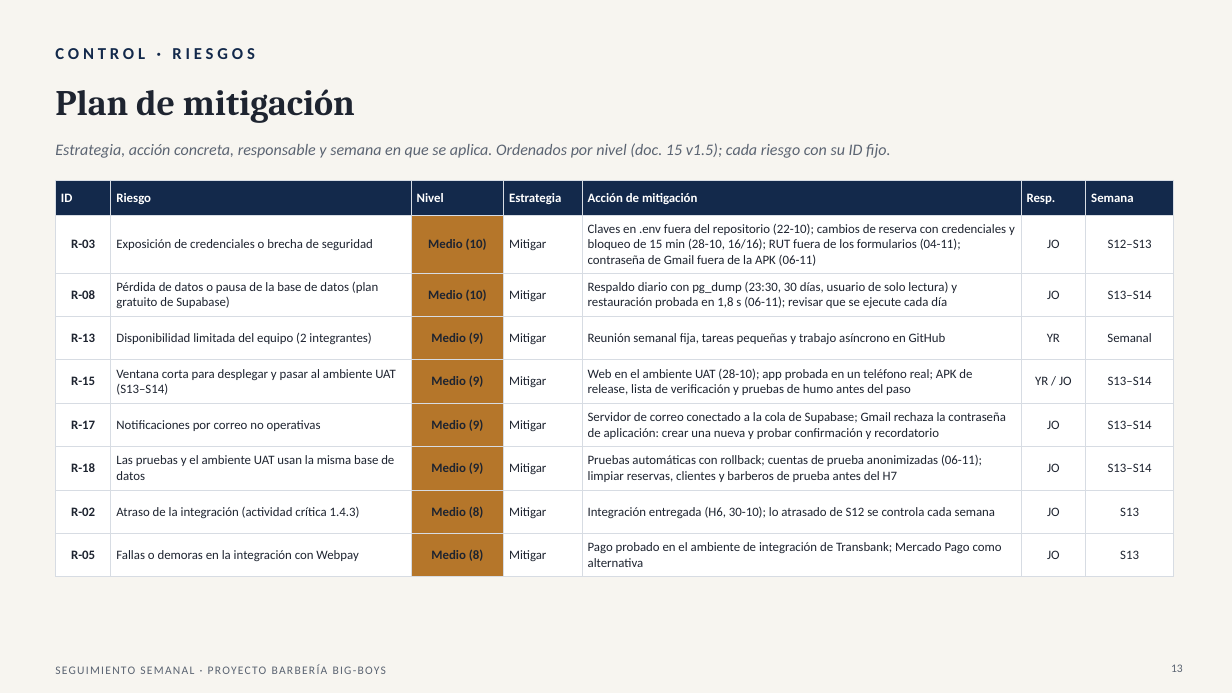
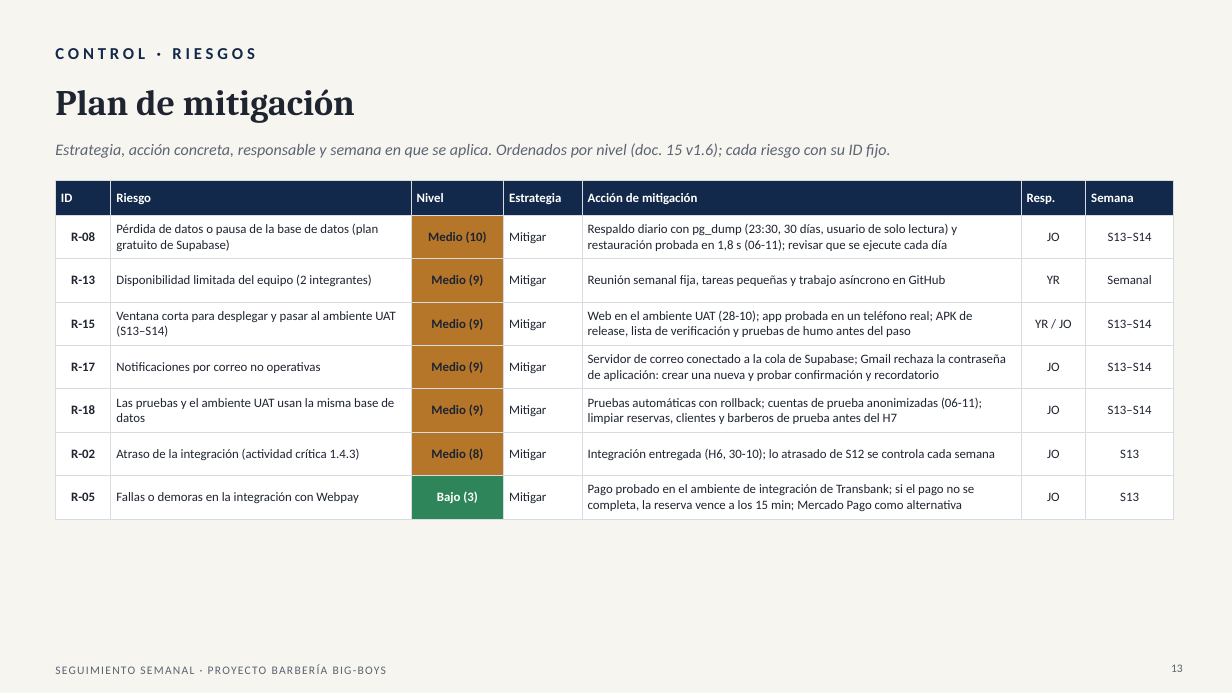
Before and after one commit to Yerko-Rosales/Proyecto_Barberia, a slide deck: slide 13 of Fase 2/Seguimiento semanal/Seguimiento_Roadmap_Proyecto_Barberia_06-11.pptx. Drawn at 1232x693 pixels with LibreOffice and Linux fonts; fonts in the diff are those of the drawing. Boxes give left, top, right and bottom in pixels: in the first picture for what was removed or moved away, otherwise in the second. Text is boxed around its words. In the diff, an @@ line names an element or a change of style, - is before the commit and + after.

Commit message:
Seguimiento 06-11: ajustes al roadmap, avance, prototipo y riesgos
- PPT 06-11 (mismo archivo): informe en curso en S13 (lámina 3), S11 cumplida (lámina 5), capturas del prototipo al 06-11 (lámina 9), R-03 cerrado y R-05 en nivel bajo (láminas 12 y 13).
- Doc. 15 v1.6: R-03 cerrado y R-05 baja a Bajo (P = 1, I = 3); 18 riesgos, 15 activos. Doc. 00 y README al día.
- App: el inicio muestra las 3 sucursales reales en vez de datos de ejemplo (10/10 pruebas).

```diff
--- a/Fase 2/Seguimiento semanal/Seguimiento_Roadmap_Proyecto_Barberia_06-11.pptx
+++ b/Fase 2/Seguimiento semanal/Seguimiento_Roadmap_Proyecto_Barberia_06-11.pptx
@@ text at <box>55,143,891,158</box>: text changed @@
-Estrategia, acción concreta, responsable y semana en que se aplica. Ordenados por nivel (doc. 15 v1.5); cada riesgo con su ID fijo.
+Estrategia, acción concreta, responsable y semana en que se aplica. Ordenados por nivel (doc. 15 v1.6); cada riesgo con su ID fijo.
@@ table at <box>55,180,1174,606</box> @@
-row 2: R-03 | Exposición de credenciales o brecha de seguridad | Medio (10) | Mitigar | Claves en .env fuera del repositorio (22-10); cambios de reserva con credenciales y bloqueo de 15 min (28-10, 16/16); RUT fuera de los formularios (04-11); contraseña de Gmail fuera de la APK (06-11) | JO | S12–S13
-row 8, column 3: Medio (8)
+row 8, column 3: Bajo (3)
-row 8, column 5: Pago probado en el ambiente de integración de Transbank; Mercado Pago como alternativa
+row 8, column 5: Pago probado en el ambiente de integración de Transbank; si el pago no se completa, la reserva vence a los 15 min; Mercado Pago como alternativa
```
Also in this commit, not shown: 4 other slides changed, 5 other files.
